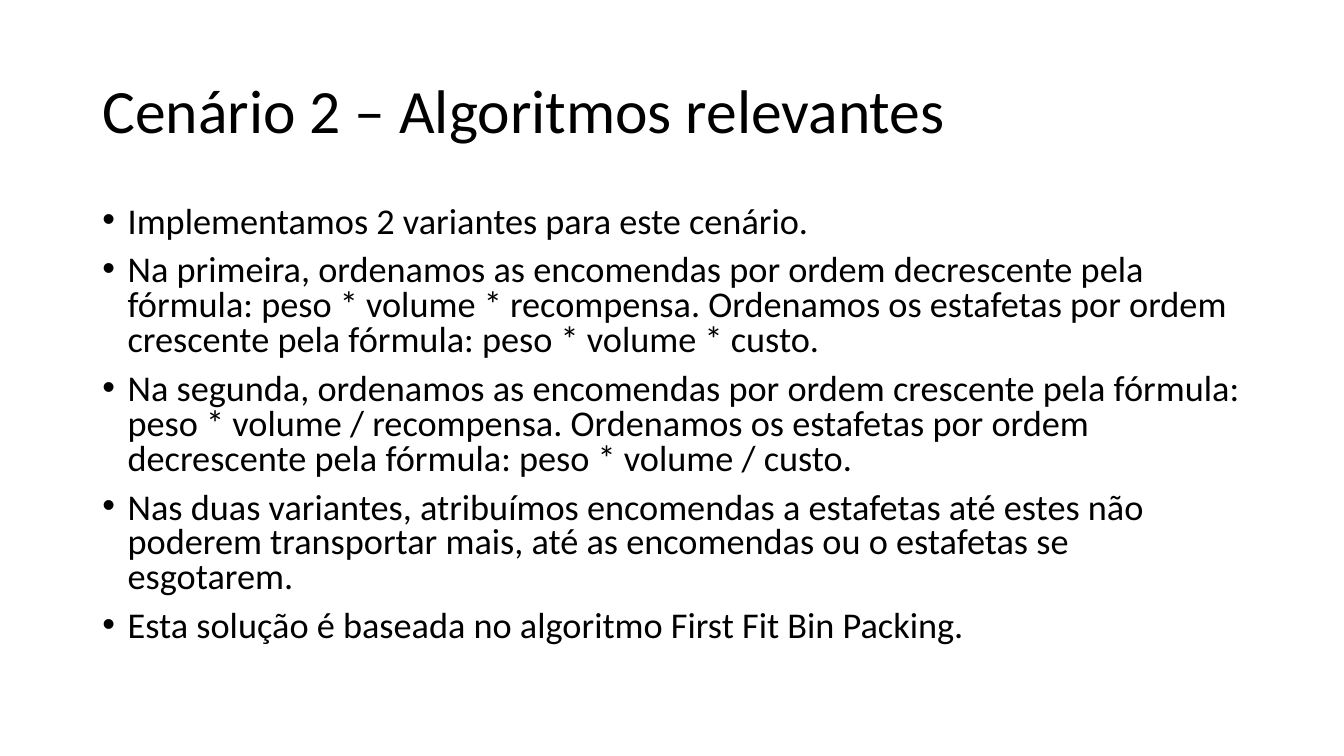
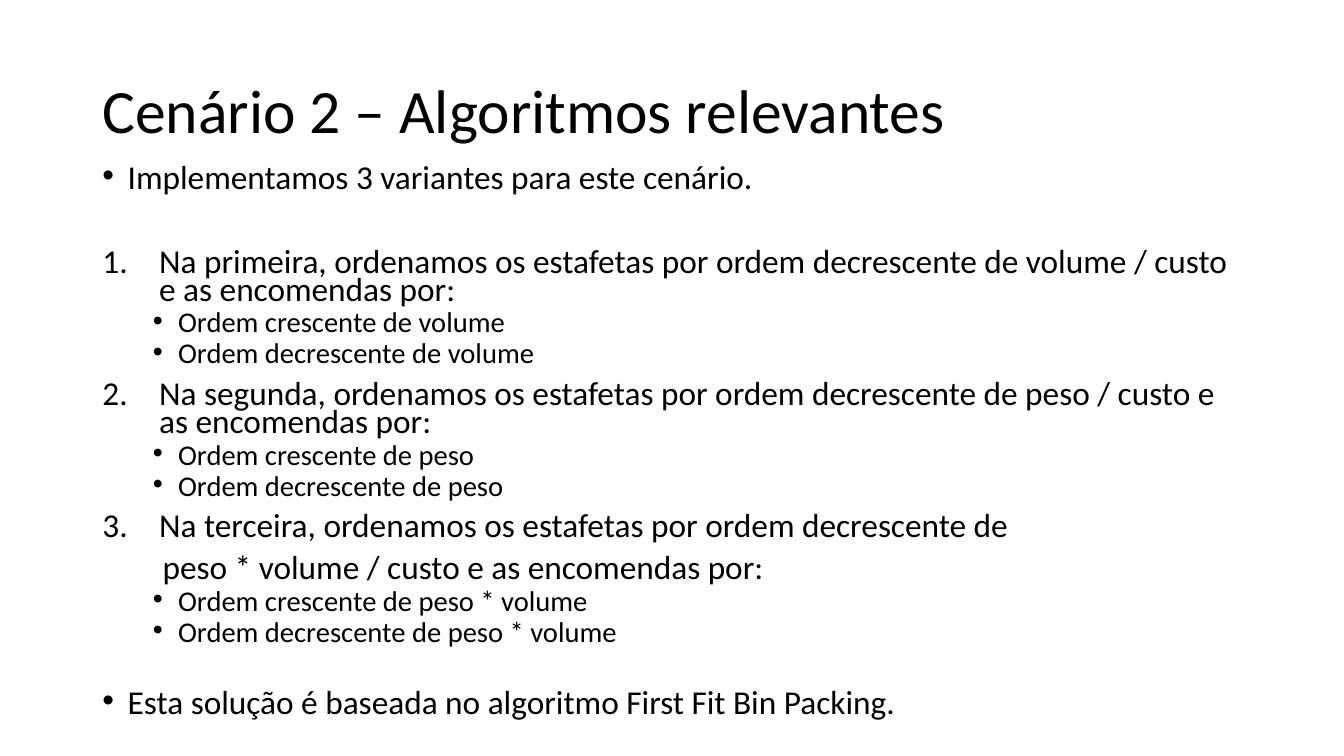
Before and after one commit to ttoino/feup-da-proj1, a slide deck: slide 8 of report/report.pptx. Drawn at 1344x756 pixels with LibreOffice and Linux fonts; fonts in the diff are those of the drawing. Boxes give left, top, right and bottom in pixels: in the first picture for what was removed or moved away, otherwise in the second. Text is boxed around its words. In the diff, an @@ line names an element or a change of style, - is before the commit and + after.

Commit message:
fix typos, update results and relevant algorithms

```diff
--- a/report/report.pptx
+++ b/report/report.pptx
@@ text "Implementamos 3 variantes para este ...": place and size @@
-text "Implementamos 3 variantes para este ..." at <box>128,208,1239,645</box>
+text "Implementamos 3 variantes para este ..." at <box>128,166,1227,720</box>
@@ text at <box>128,166,1227,647</box>: text changed; size 25.9 to 23.8 pt @@
-• Implementamos 2 variantes para este cenário.
-• Na primeira, ordenamos as encomendas por ordem decrescente pela fórmula: peso * volume * recompensa. Ordenamos os estafetas por ordem crescente pela fórmula: peso * volume * custo.
-• Na segunda, ordenamos as encomendas por ordem crescente pela fórmula: peso * volume / recompensa. Ordenamos os estafetas por ordem decrescente pela fórmula: peso * volume / custo.
-• Nas duas variantes, atribuímos encomendas a estafetas até estes não poderem transportar mais, até as encomendas ou o estafetas se esgotarem.
+• Implementamos 3 variantes para este cenário.
+1. Na primeira, ordenamos os estafetas por ordem decrescente de volume / custo e as encomendas por:
+  • Ordem crescente de volume
+  • Ordem decrescente de volume
+2. Na segunda, ordenamos os estafetas por ordem decrescente de peso / custo e as encomendas por:
+  • Ordem crescente de peso
+  • Ordem decrescente de peso
+3. Na terceira, ordenamos os estafetas por ordem decrescente de
+peso * volume / custo e as encomendas por:
+  • Ordem crescente de peso * volume
+  • Ordem decrescente de peso * volume
@@ text at <box>128,691,895,720</box>: size 25.9 to 23.8 pt in "Esta solução é baseada no algoritmo First ..."; line spacing 0.8 to 0.7 @@
```
Also in this commit, not shown: 4 other slides changed.
